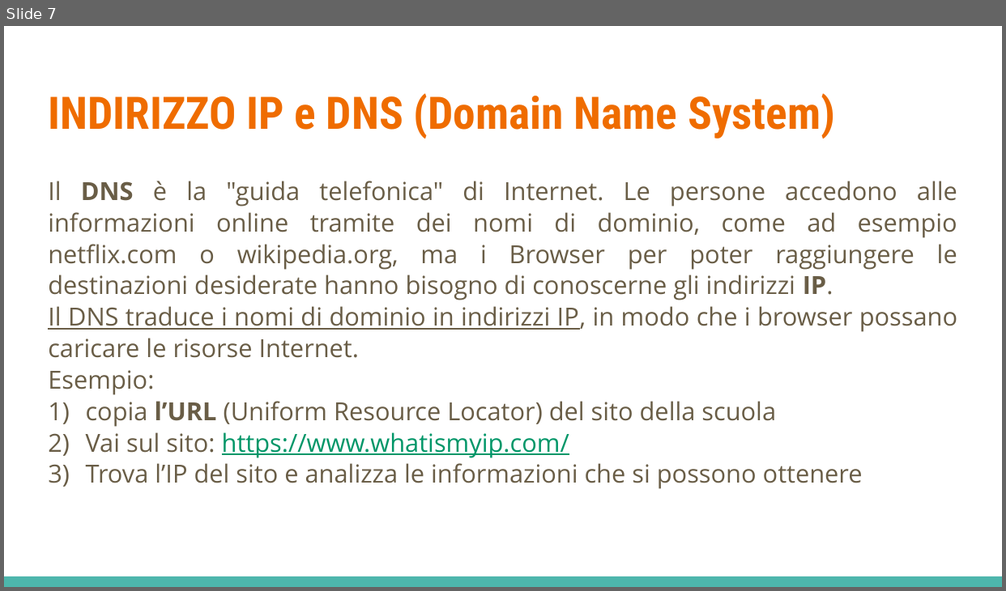
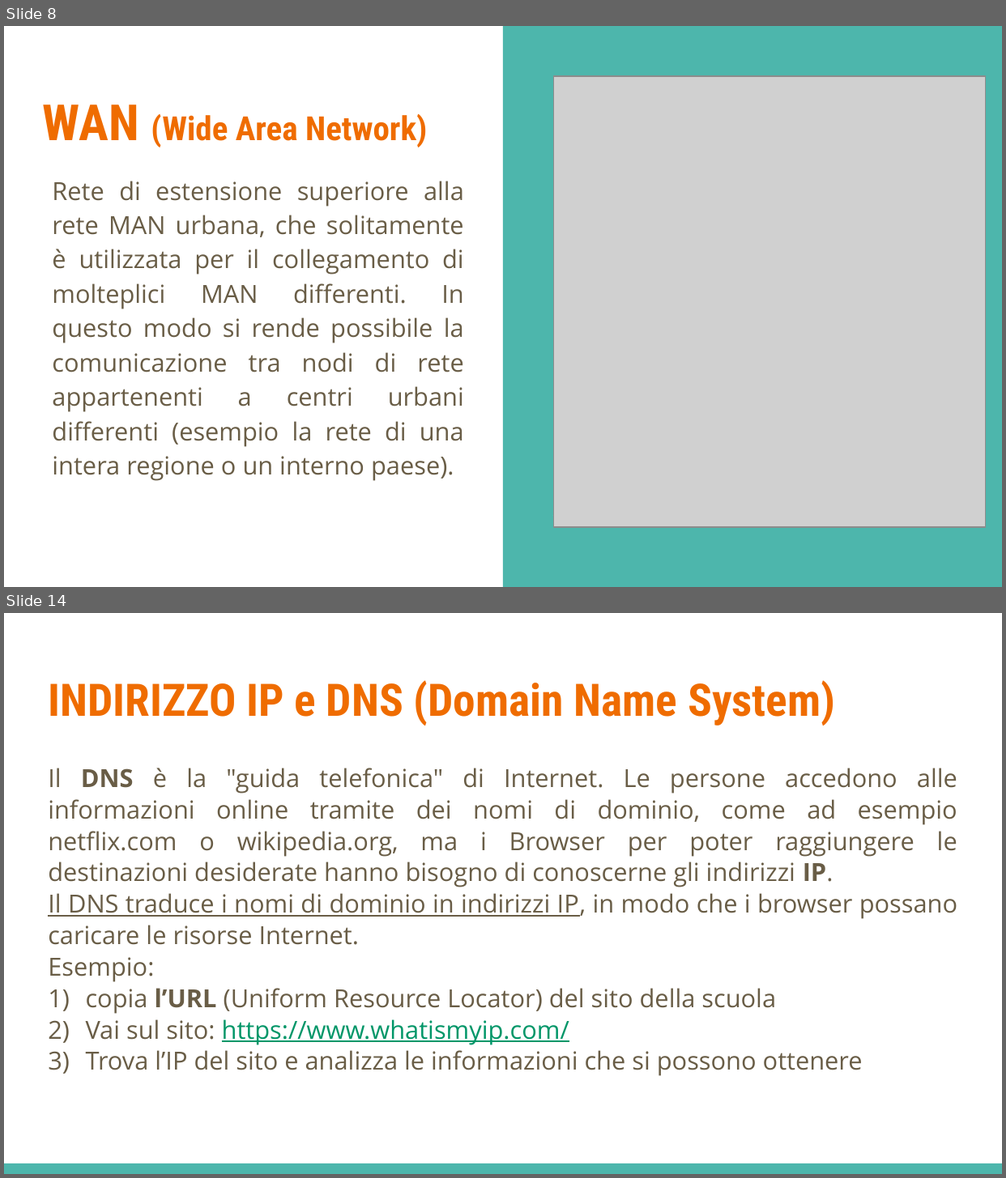
Before and after one commit to LeleCazza/LeleCazza.github.io, a slide deck: reti_informatiche/materiale/lezione_1_reti_introduzione.pptx. Shown one above the other, each under a label of ours: slide 7 before the commit, slides 8 and 14 after it; the slides between them are not shown. The pictures are 1006x591 and 1006x1178 pixels, drawn with LibreOffice and Linux fonts; fonts in the diff are those of the drawing; grey boxes stand for pictures. Boxes give left, top, right and bottom in pixels: in the first picture for what was removed or moved away, otherwise in the second. Text is boxed around its words. In the diff, an @@ line names an element or a change of style, - is before the commit and + after.

```diff
--- a/reti_informatiche/materiale/lezione_1_reti_introduzione.pptx
+++ b/reti_informatiche/materiale/lezione_1_reti_introduzione.pptx
@@ slide 8 added at (x1=4, y1=26, x2=1002, y2=587), background #FFFFFF @@
@@ rectangle added at (x1=503, y1=26, x2=1002, y2=587), fill #4DB6AC @@
@@ picture added at (x1=554, y1=76, x2=986, y2=527) @@
@@ title added at (x1=43, y1=105, x2=427, y2=148), 24 pt, text #EF6C00, bold @@
+WAN (Wide Area Network)
@@ subtitle added at (x1=52, y1=181, x2=464, y2=481), 18 pt, text #695D46 @@
+Rete di estensione superiore alla rete MAN urbana, che solitamente è utilizzata per il collegamento di molteplici MAN differenti. In questo modo si rende possibile la comunicazione tra nodi di rete appartenenti a centri urbani differenti (esempio la rete di una intera regione o un interno paese).
@@ line added from (553, 517) to (603, 517), #FFFFFF 1.5 pt @@
@@ what was slide 7 is now slide 14 @@
```
Also in this commit, not shown: 6 slides changed, 7 other slides added, 2 slides removed, 1 other file.
